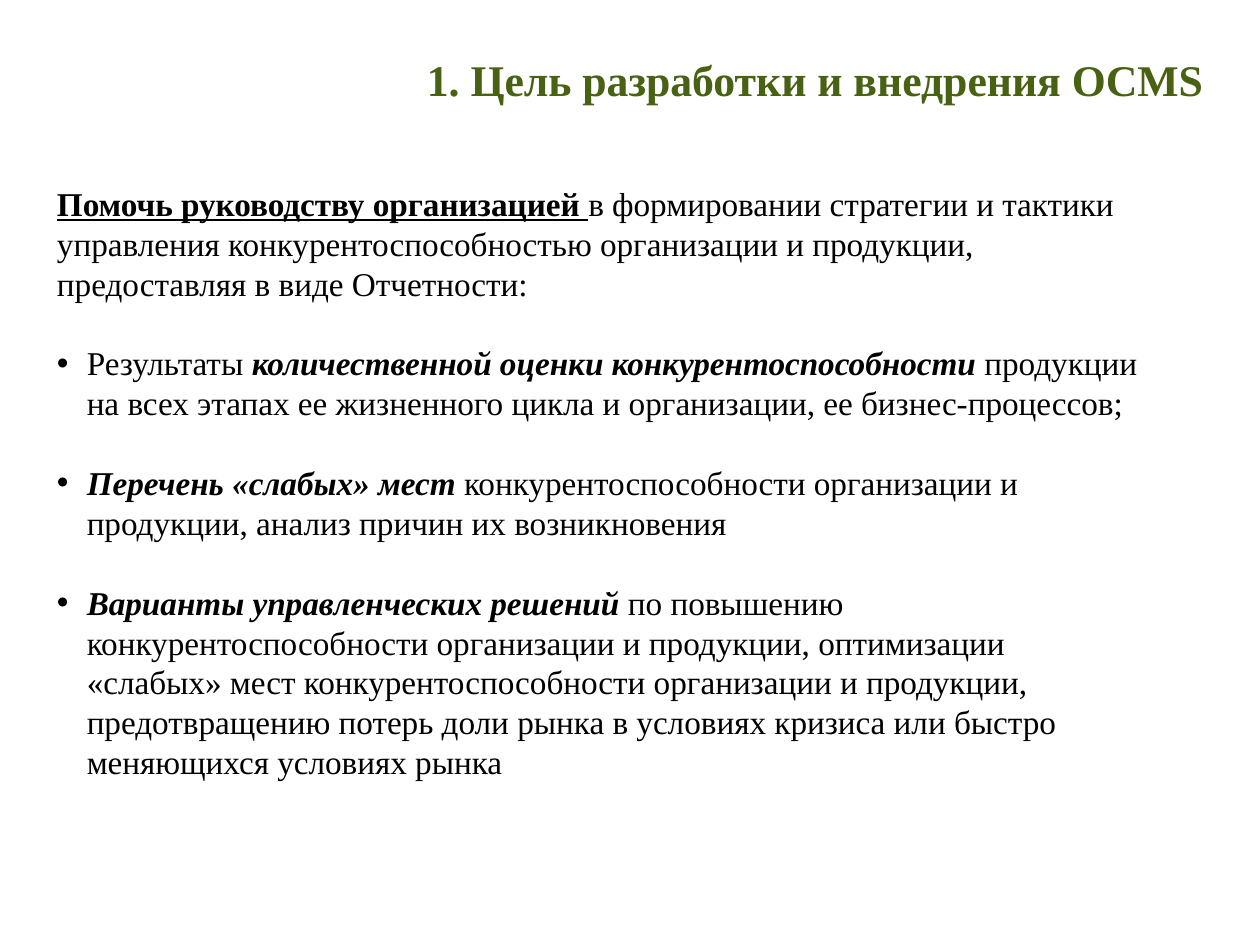
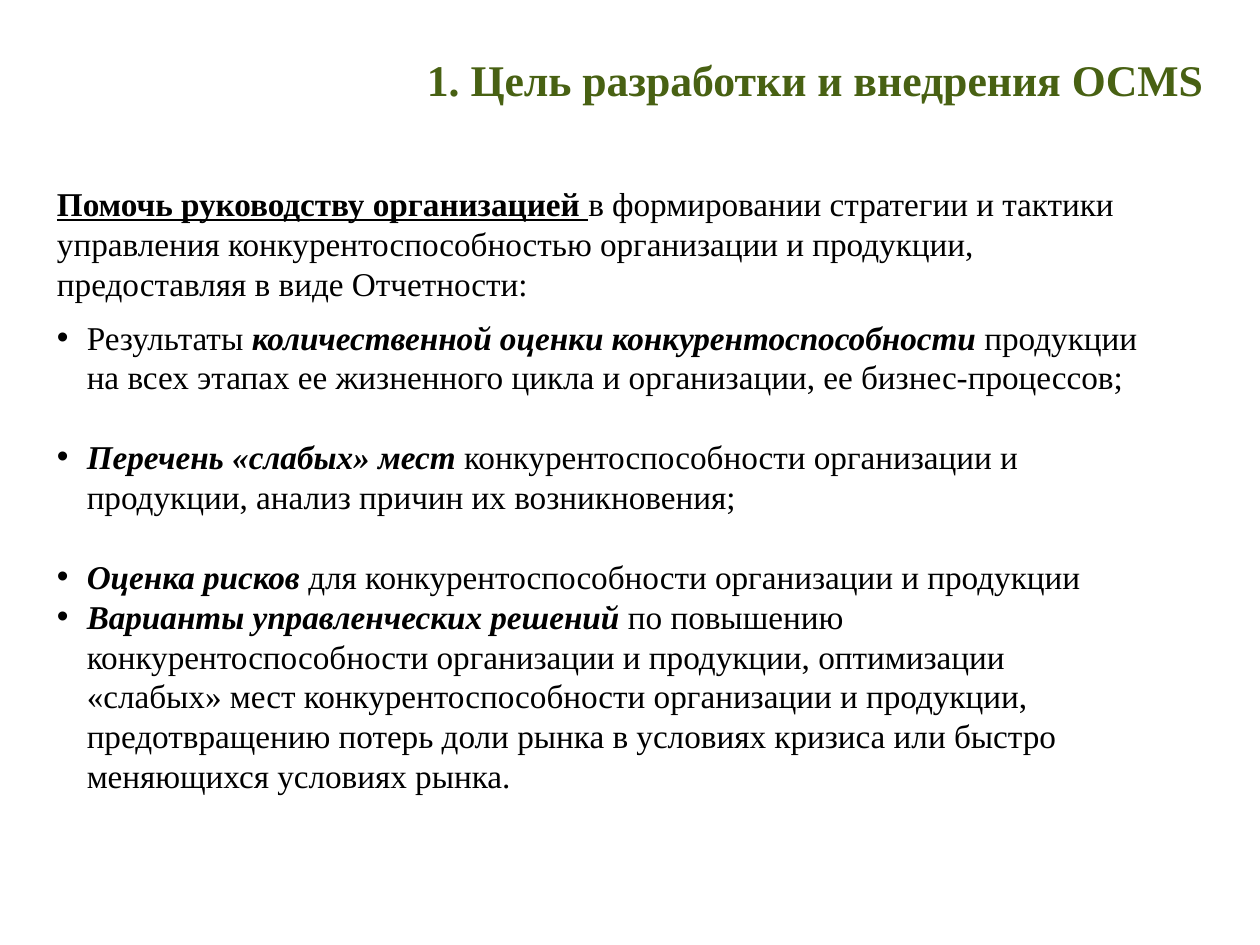
Before and after one commit to ocmsystem/ocmsystem.github.io, a slide deck: slide 3 of files/presentations/Presentation_OCMSystem_RU.ppt. Drawn at 1260x945 pixels with LibreOffice and Linux fonts; fonts in the diff are those of the drawing; background and template pictures are left out. Boxes give left, top, right and bottom in pixels: in the first picture for what was removed or moved away, otherwise in the second. Text is boxed around its words. In the diff, an @@ line names an element or a change of style, - is before the commit and + after.

```diff
--- a/files/presentations/Presentation_OCMSystem_RU.ppt
+++ b/files/presentations/Presentation_OCMSystem_RU.ppt
@@ text at <box>87,326,1137,396</box>: more space between paragraphs @@
@@ text at <box>87,445,1080,795</box>: text changed @@
-• Перечень «слабых» мест конкурентоспособности организации и продукции, анализ причин их возникновения
-• Варианты управленческих решений по повышению конкурентоспособности организации и продукции, оптимизации «слабых» мест конкурентоспособности организации и продукции, предотвращению потерь доли рынка в условиях кризиса или быстро меняющихся условиях рынка
+• Перечень «слабых» мест конкурентоспособности организации и продукции, анализ причин их возникновения;
+• Оценка рисков для конкурентоспособности организации и продукции
+• Варианты управленческих решений по повышению конкурентоспособности организации и продукции, оптимизации «слабых» мест конкурентоспособности организации и продукции, предотвращению потерь доли рынка в условиях кризиса или быстро меняющихся условиях рынка.
```
Also in this commit, not shown: 6 other slides changed, 2 slides added, 1 slide removed, 1 other file.
